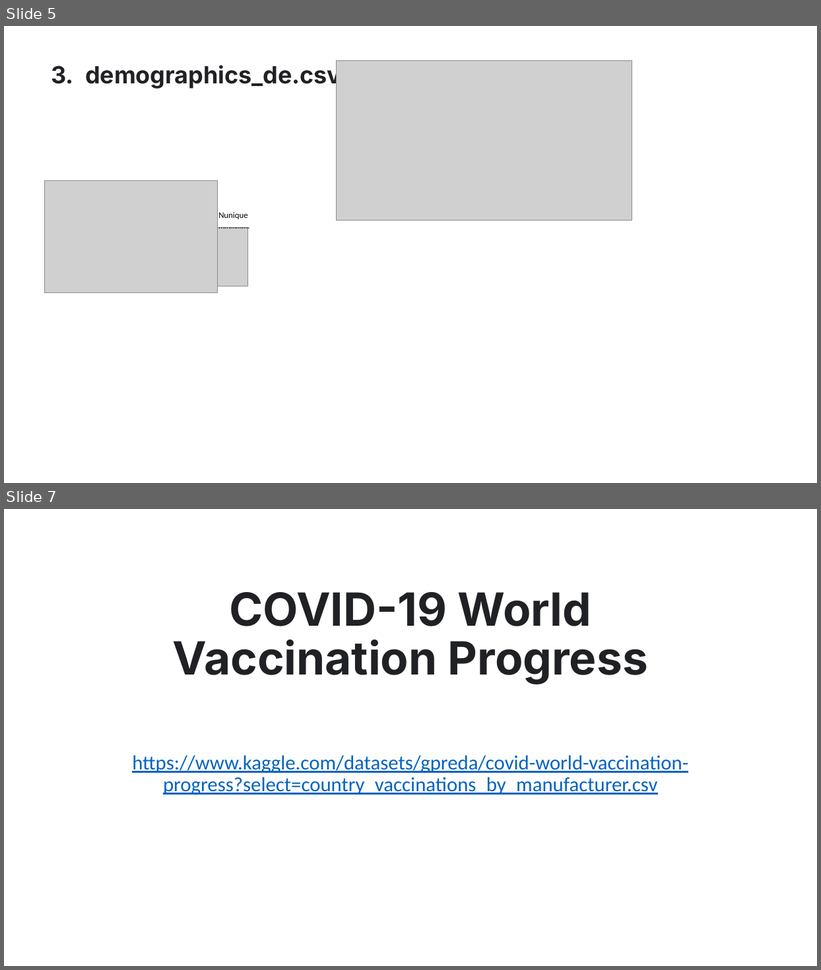
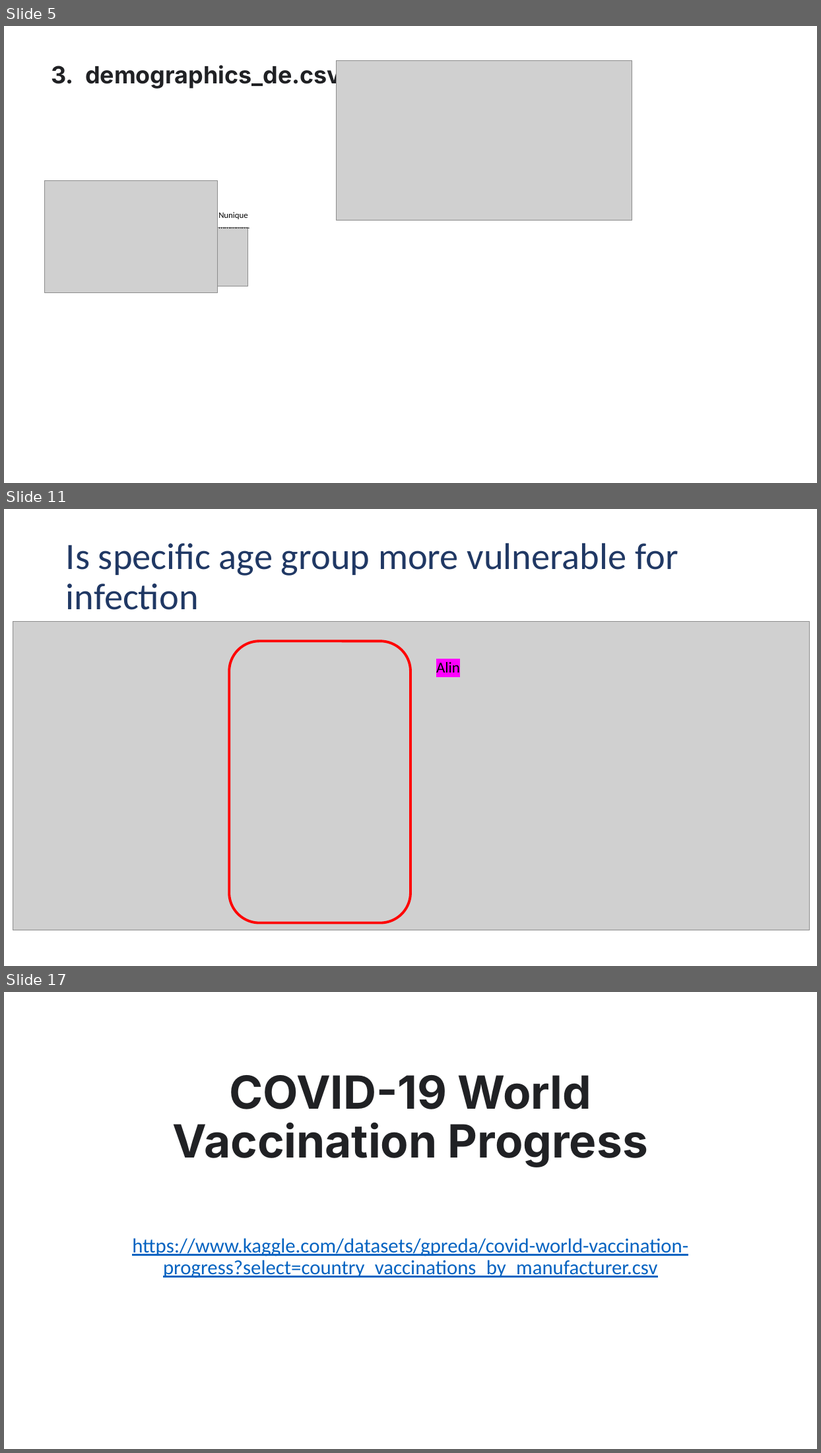
Before and after one commit to doctorf72/Naya-Practical-Data-Science-EDA-Project, a slide deck: initial analysis.pptx. Shown one above the other, each under a label of ours: slides 5 and 7 before the commit, slides 5, 11 and 17 after it; the slides between them are not shown. The pictures are 821x970 and 821x1453 pixels, drawn with LibreOffice and Linux fonts; fonts in the diff are those of the drawing; grey boxes stand for pictures; background and template pictures are left out. Boxes give left, top, right and bottom in pixels: in the first picture for what was removed or moved away, otherwise in the second. Text is boxed around its words. In the diff, an @@ line names an element or a change of style, - is before the commit and + after.

```diff
--- a/initial analysis.pptx
+++ b/initial analysis.pptx
@@ slide 11 added at (x1=4, y1=509, x2=817, y2=966), background #FFFFFF @@
@@ title added at (x1=66, y1=543, x2=678, y2=610), 44 pt, text #203864 @@
+Is specific age group more vulnerable for infection
@@ picture added at (x1=13, y1=622, x2=810, y2=931) @@
@@ rounded rectangle added at (x1=229, y1=642, x2=411, y2=923), outline #FF0000 3 pt @@
@@ text added at (x1=436, y1=662, x2=460, y2=673), 18 pt, text #000000 @@
+Alin
@@ what was slide 7 is now slide 17 @@
```
Also in this commit, not shown: 1 slide changed, 9 other slides added.
